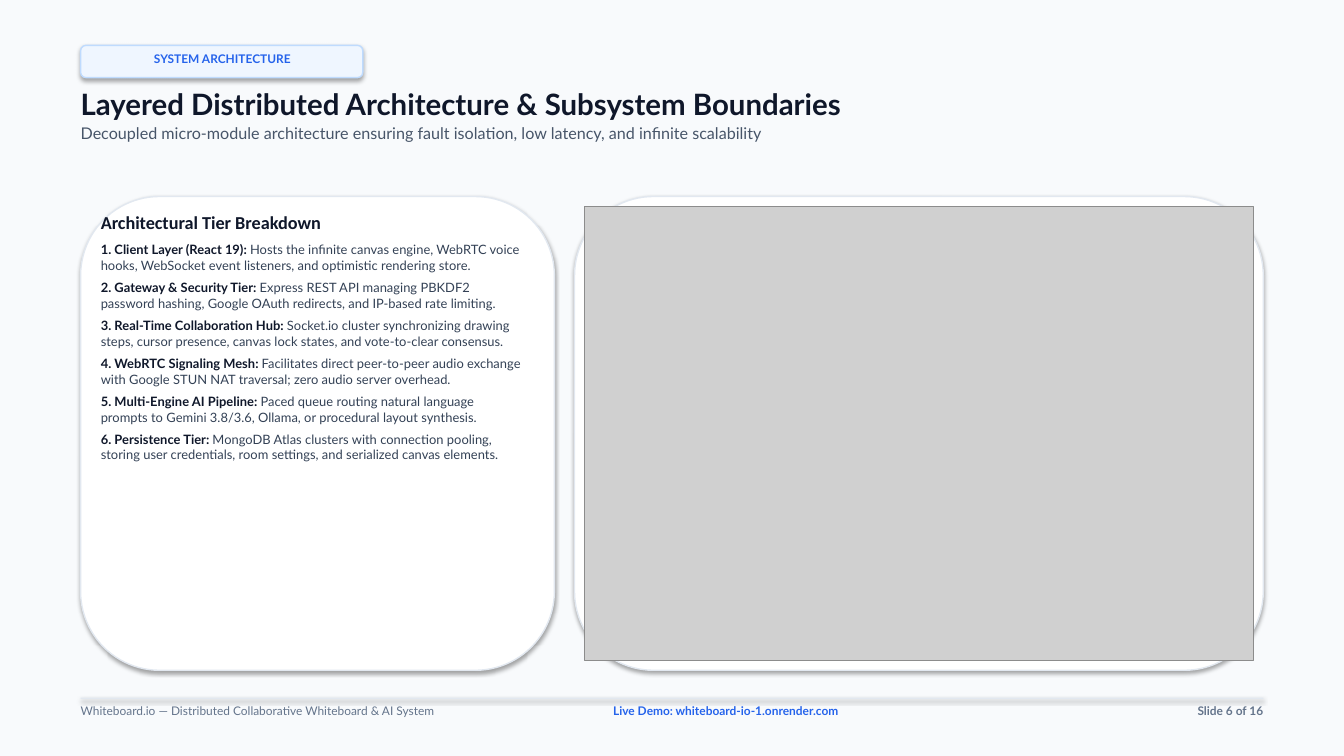
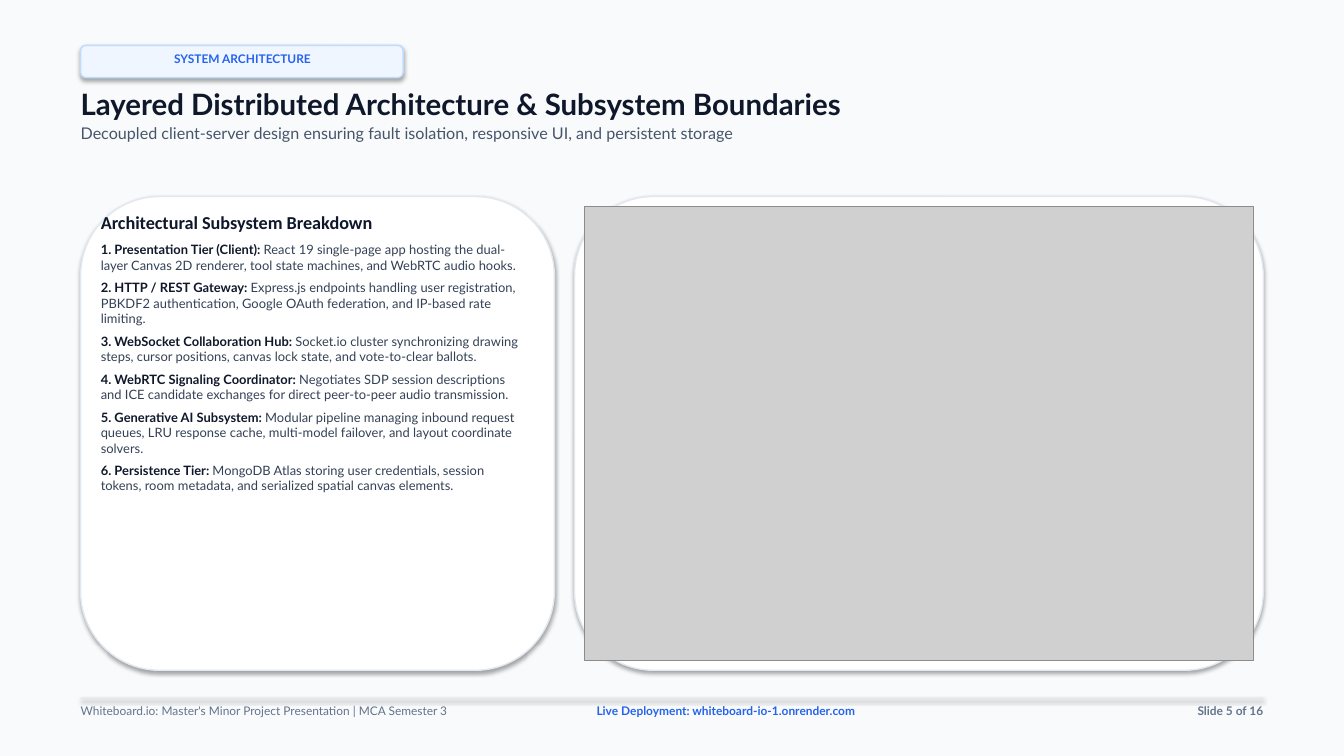
Before and after one commit to PARASMANI-KHUNTE/Whiteboard.io, a slide deck: slide 5 of docs/Whiteboard_io_Presentation.pptx (slide 6 before the commit). Drawn at 1344x756 pixels with LibreOffice and Linux fonts; fonts in the diff are those of the drawing; grey boxes stand for pictures. Boxes give left, top, right and bottom in pixels: in the first picture for what was removed or moved away, otherwise in the second. Text is boxed around its words. In the diff, an @@ line names an element or a change of style, - is before the commit and + after.

Commit message:
feat(docs): rewrite presentation deck with technical project & software engineering focus (#151)

```diff
--- a/docs/Whiteboard_io_Presentation.pptx
+++ b/docs/Whiteboard_io_Presentation.pptx
@@ rounded rectangle "SYSTEM ARCHITECTURE": place and size @@
-rounded rectangle "SYSTEM ARCHITECTURE" at box(81, 45, 363, 78)
+rounded rectangle "SYSTEM ARCHITECTURE" at box(81, 45, 403, 78)
@@ text at box(81, 127, 733, 142): text changed @@
-Decoupled micro-module architecture ensuring fault isolation, low latency, and infinite scalability
+Decoupled client-server design ensuring fault isolation, responsive UI, and persistent storage
@@ text at box(101, 216, 518, 492): text changed @@
-Architectural Tier Breakdown
-1. Client Layer (React 19): Hosts the infinite canvas engine, WebRTC voice hooks, WebSocket event listeners, and optimistic rendering store.
-2. Gateway & Security Tier: Express REST API managing PBKDF2 password hashing, Google OAuth redirects, and IP-based rate limiting.
-3. Real-Time Collaboration Hub: Socket.io cluster synchronizing drawing steps, cursor presence, canvas lock states, and vote-to-clear consensus.
-4. WebRTC Signaling Mesh: Facilitates direct peer-to-peer audio exchange with Google STUN NAT traversal; zero audio server overhead.
-5. Multi-Engine AI Pipeline: Paced queue routing natural language prompts to Gemini 3.8/3.6, Ollama, or procedural layout synthesis.
-6. Persistence Tier: MongoDB Atlas clusters with connection pooling, storing user credentials, room settings, and serialized canvas elements.
+Architectural Subsystem Breakdown
+1. Presentation Tier (Client): React 19 single-page app hosting the dual-layer Canvas 2D renderer, tool state machines, and WebRTC audio hooks.
+2. HTTP / REST Gateway: Express.js endpoints handling user registration, PBKDF2 authentication, Google OAuth federation, and IP-based rate limiting.
+3. WebSocket Collaboration Hub: Socket.io cluster synchronizing drawing steps, cursor positions, canvas lock state, and vote-to-clear ballots.
+4. WebRTC Signaling Coordinator: Negotiates SDP session descriptions and ICE candidate exchanges for direct peer-to-peer audio transmission.
+5. Generative AI Subsystem: Modular pipeline managing inbound request queues, LRU response cache, multi-model failover, and layout coordinate solvers.
+6. Persistence Tier: MongoDB Atlas storing user credentials, session tokens, room metadata, and serialized spatial canvas elements.
@@ text at box(81, 706, 447, 717): text changed @@
-Whiteboard.io — Distributed Collaborative Whiteboard & AI System
+Whiteboard.io: Master's Minor Project Presentation | MCA Semester 3
@@ text at box(597, 706, 855, 717): text changed @@
-Live Demo: whiteboard-io-1.onrender.com
+Live Deployment: whiteboard-io-1.onrender.com
@@ text at box(1198, 706, 1263, 715): text changed @@
-Slide 6 of 16
+Slide 5 of 16
```
Also in this commit, not shown: 11 other slides changed, 4 slides added, 4 slides removed, 3 other files.
